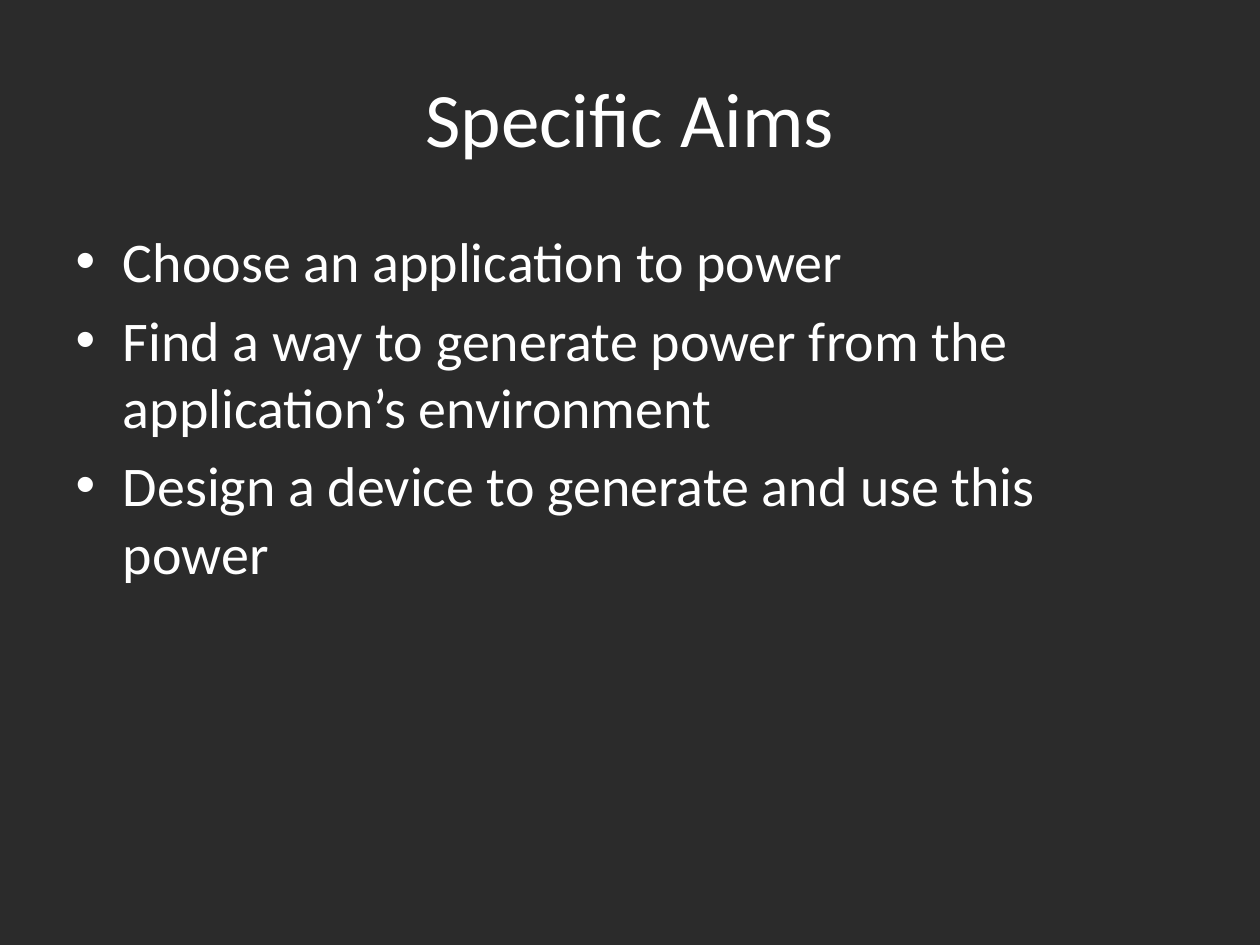
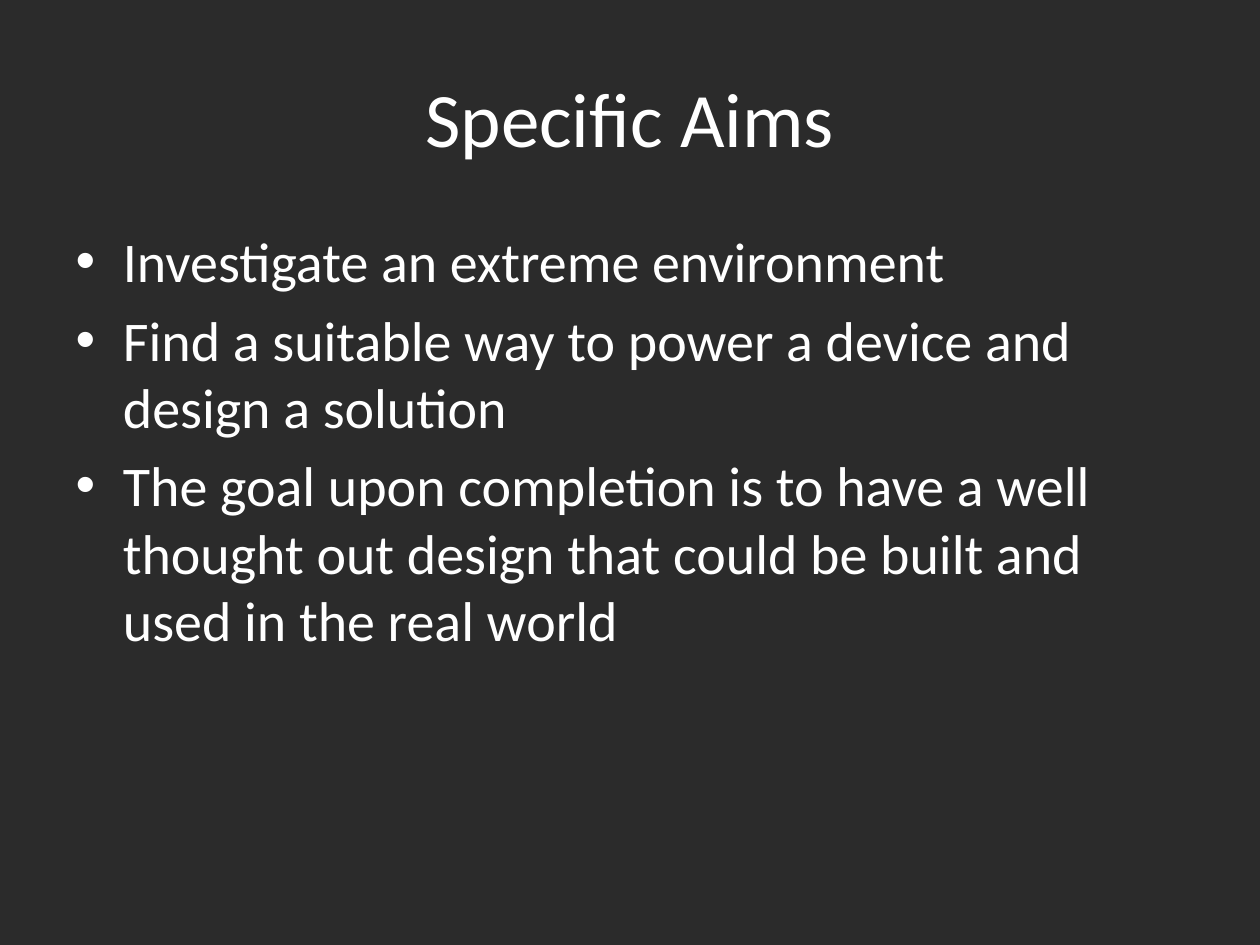
Before and after one commit to mickeyboss123/enel427, a slide deck: slide 3 of Powerpoint for Orals.pptx. Drawn at 1260x945 pixels with LibreOffice and Linux fonts; fonts in the diff are those of the drawing; background and template pictures are left out; a plain dark background stands for a picture behind light text. Boxes give left, top, right and bottom in pixels: in the first picture for what was removed or moved away, otherwise in the second. Text is boxed around its words. In the diff, an @@ line names an element or a change of style, - is before the commit and + after.

```diff
--- a/Powerpoint for Orals.pptx
+++ b/Powerpoint for Orals.pptx
@@ text at <box>123,243,1089,642</box>: text changed @@
-• Choose an application to power
-• Find a way to generate power from the application’s environment
-• Design a device to generate and use this power
+• Investigate an extreme environment
+• Find a suitable way to power a device and design a solution
+• The goal upon completion is to have a well thought out design that could be built and used in the real world
```
Also in this commit, not shown: 20 slides added, 1 slide removed, 4 other files.
